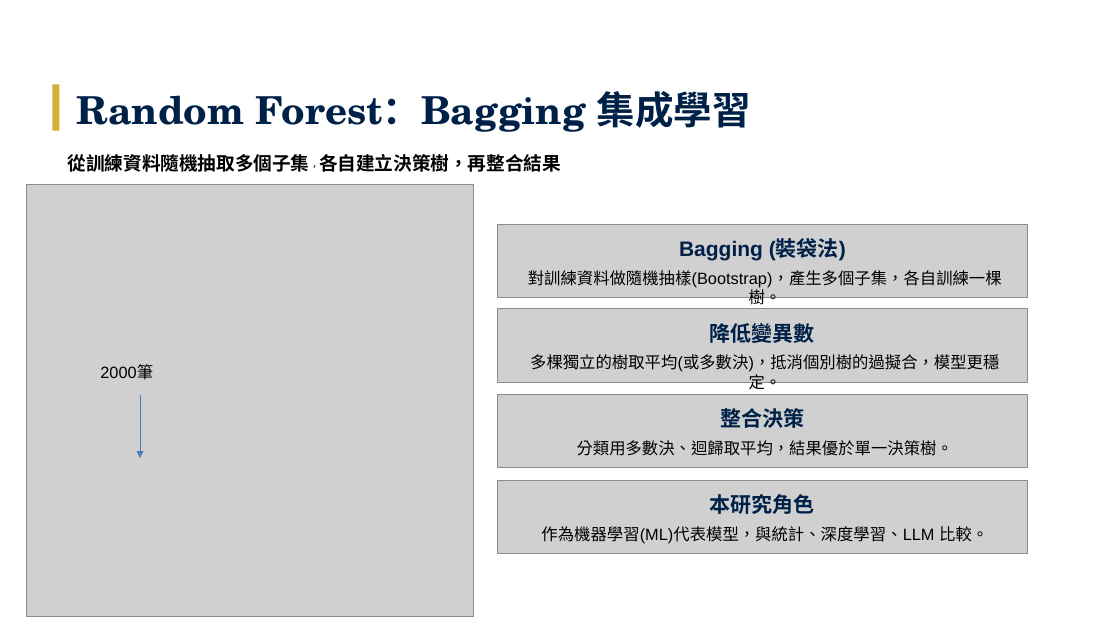
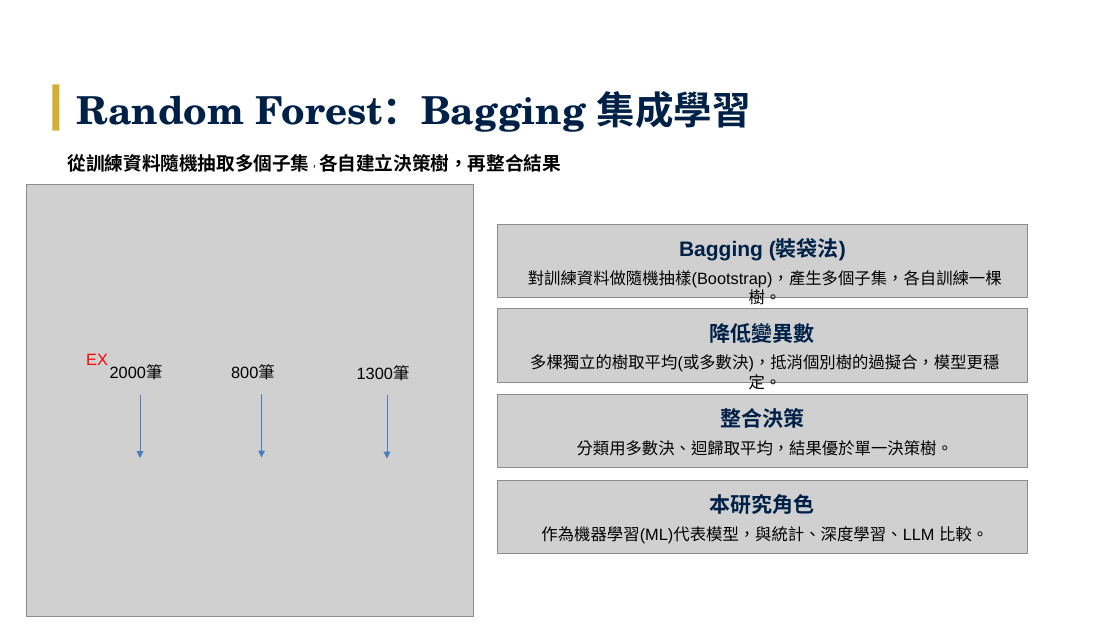
Before and after one commit to Tzu-Lin/ETF-AI-Project, a slide deck: slide 11 of 林子瑜-LLM_ETF_修訂七版_v20260611.pptx. Drawn at 1120x630 pixels with LibreOffice and Linux fonts; fonts in the diff are those of the drawing; grey boxes stand for pictures. Boxes give left, top, right and bottom in pixels: in the first picture for what was removed or moved away, otherwise in the second. Text is boxed around its words. In the diff, an @@ line names an element or a change of style, - is before the commit and + after.

```diff
--- a/林子瑜-LLM_ETF_修訂七版_v20260611.pptx
+++ b/林子瑜-LLM_ETF_修訂七版_v20260611.pptx
@@ text added at <box>86,353,108,365</box>, 14 pt, text #FF0000 @@
+EX
@@ text "2000筆": place and size @@
-text "2000筆" at <box>100,364,153,380</box>
+text "2000筆" at <box>110,365,163,380</box>
@@ text added at <box>231,364,275,380</box>, 14 pt, text #000000 @@
+800筆
@@ text added at <box>357,365,410,381</box>, 14 pt, text #000000 @@
+1300筆
@@ arrow added from (261, 394) to (261, 458), #4B7EBC 0.75 pt @@
@@ arrow added from (387, 395) to (387, 459), #4B7EBC 0.75 pt @@
```
Also in this commit, not shown: 15 other slides changed, 9 other files.
